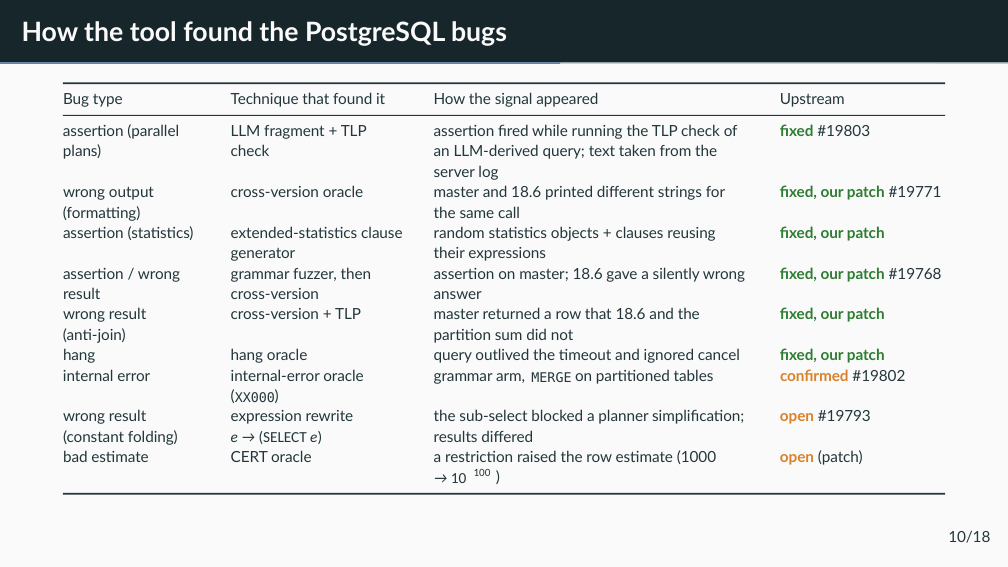
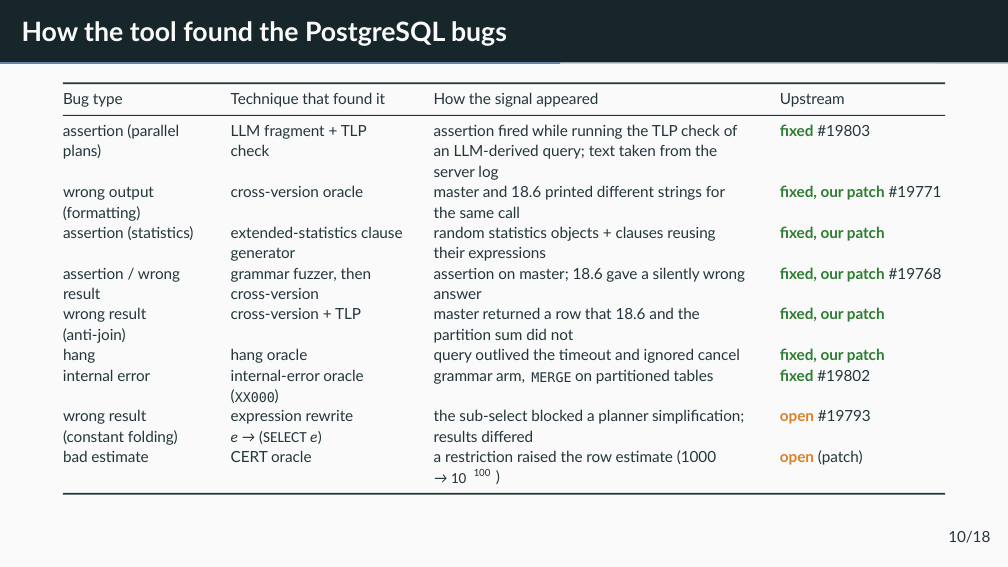
Before and after one commit to v28k/cs5187-term-project, a slide deck: slide 13 of completion/slides/final_presentation.pptx. Drawn at 1008x567 pixels with LibreOffice and Linux fonts; fonts in the diff are those of the drawing. Boxes give left, top, right and bottom in pixels: in the first picture for what was removed or moved away, otherwise in the second. Text is boxed around its words. In the diff, an @@ line names an element or a change of style, - is before the commit and + after.

```diff
--- a/completion/slides/final_presentation.pptx
+++ b/completion/slides/final_presentation.pptx
@@ text at box(780, 369, 870, 381): text changed; text colour #D9822B to #23373B; bold off @@
-conﬁrmed #19802
+ﬁxed #19802
```
Also in this commit, not shown: 3 other slides changed, 33 other files.
